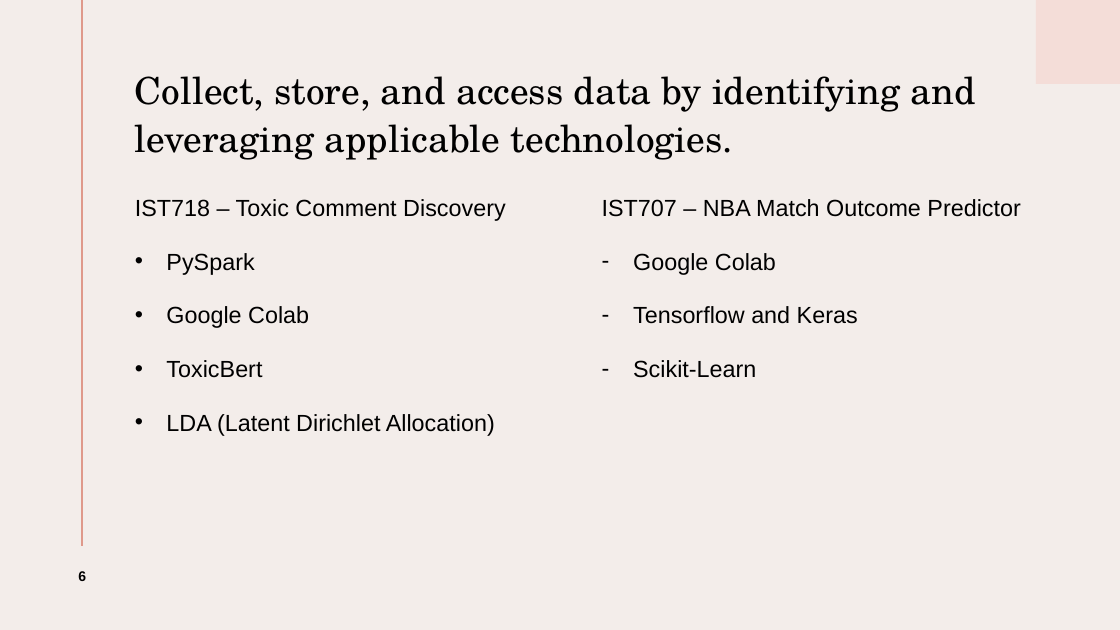
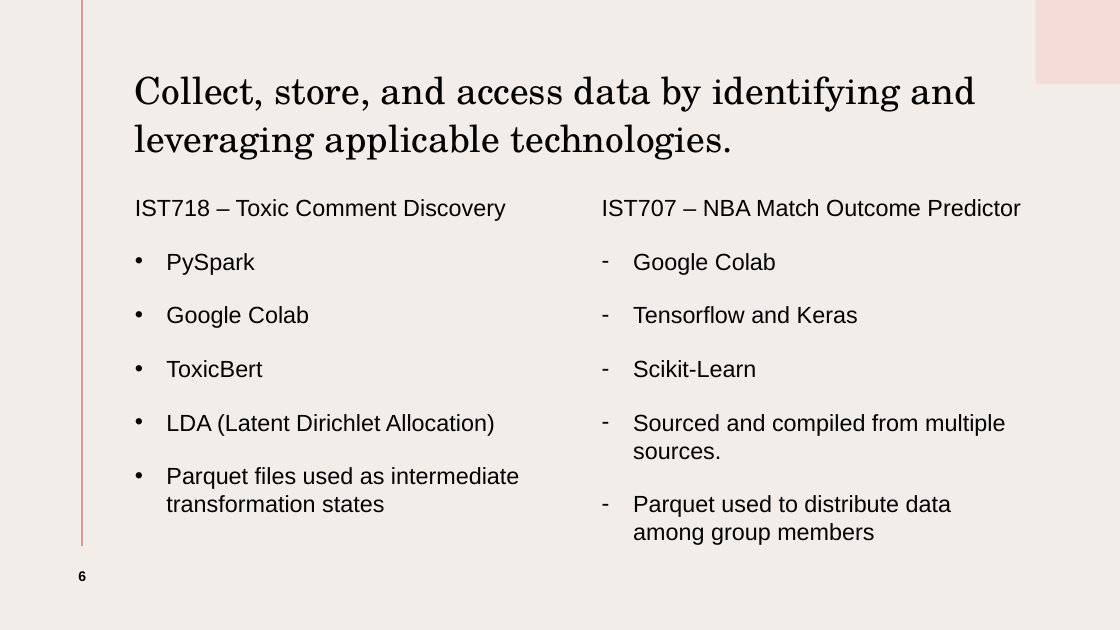
Before and after one commit to mervinmcdougall/ads-portfolio-project, a slide deck: slide 6 of ADS_Potfolio_Reflection_Deck.pptx. Drawn at 1120x630 pixels with LibreOffice and Linux fonts; fonts in the diff are those of the drawing. Boxes give left, top, right and bottom in pixels: in the first picture for what was removed or moved away, otherwise in the second. Text is boxed around its words. In the diff, an @@ line names an element or a change of style, - is before the commit and + after.

```diff
--- a/ADS_Potfolio_Reflection_Deck.pptx
+++ b/ADS_Potfolio_Reflection_Deck.pptx
@@ text at (633, 414, 1005, 545): paragraphs added @@
+– Sourced and compiled from multiple sources.
+– Parquet used to distribute data among group members
@@ text at (166, 467, 519, 513): paragraph added @@
+• Parquet files used as intermediate transformation states
```
Also in this commit, not shown: 2 other slides changed, 2 slides added, 1 slide removed, 3 other files.
